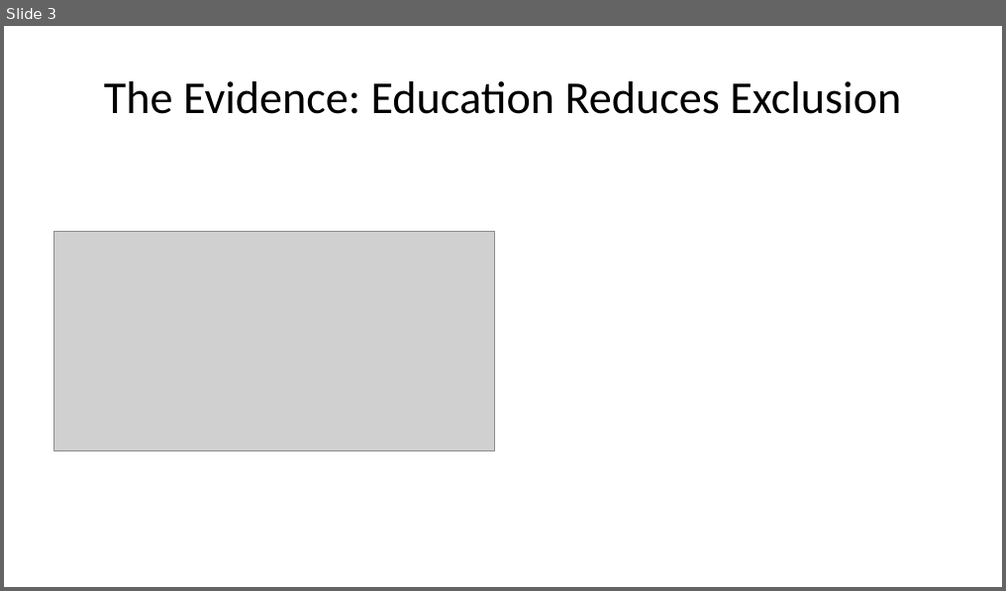
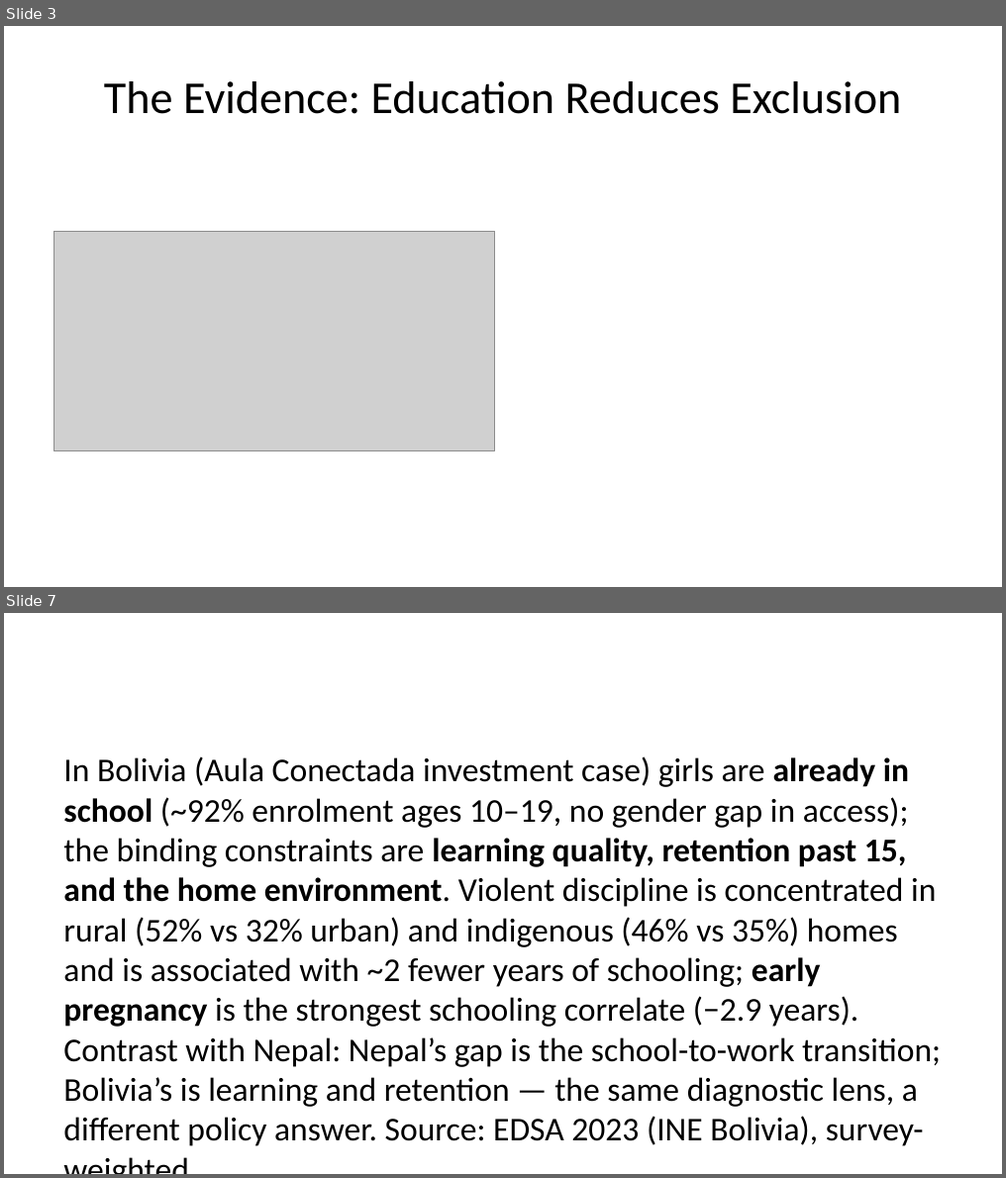
Before and after one commit to hgrueso/nepal-cost-of-inaction, a slide deck: reports/nepal_slides_short.pptx. Shown one above the other, each under a label of ours: slide 3 before the commit, slides 3 and 7 after it; the slides between them are not shown. The pictures are 1006x591 and 1006x1178 pixels, drawn with LibreOffice and Linux fonts; fonts in the diff are those of the drawing; grey boxes stand for pictures. Boxes give left, top, right and bottom in pixels: in the first picture for what was removed or moved away, otherwise in the second. Text is boxed around its words. In the diff, an @@ line names an element or a change of style, - is before the commit and + after.

```diff
--- a/reports/nepal_slides_short.pptx
+++ b/reports/nepal_slides_short.pptx
@@ slide 7 added at (4,613,1002,1174), background #FFFFFF @@
@@ text added at (63,757,941,1107), 24 pt, text #000000 @@
+In Bolivia (Aula Conectada investment case) girls are already in school (~92% enrolment ages 10–19, no gender gap in access); the binding constraints are learning quality, retention past 15, and the home environment. Violent discipline is concentrated in rural (52% vs 32% urban) and indigenous (46% vs 35%) homes and is associated with ~2 fewer years of schooling; early pregnancy is the strongest schooling correlate (−2.9 years). Contrast with Nepal: Nepal’s gap is the school-to-work transition; Bolivia’s is learning and retention — the same diagnostic lens, a different policy answer. Source: EDSA 2023 (INE Bolivia), survey-weighted.
```
Also in this commit, not shown: 3 slides changed, 3 other slides added, 4 other files.
